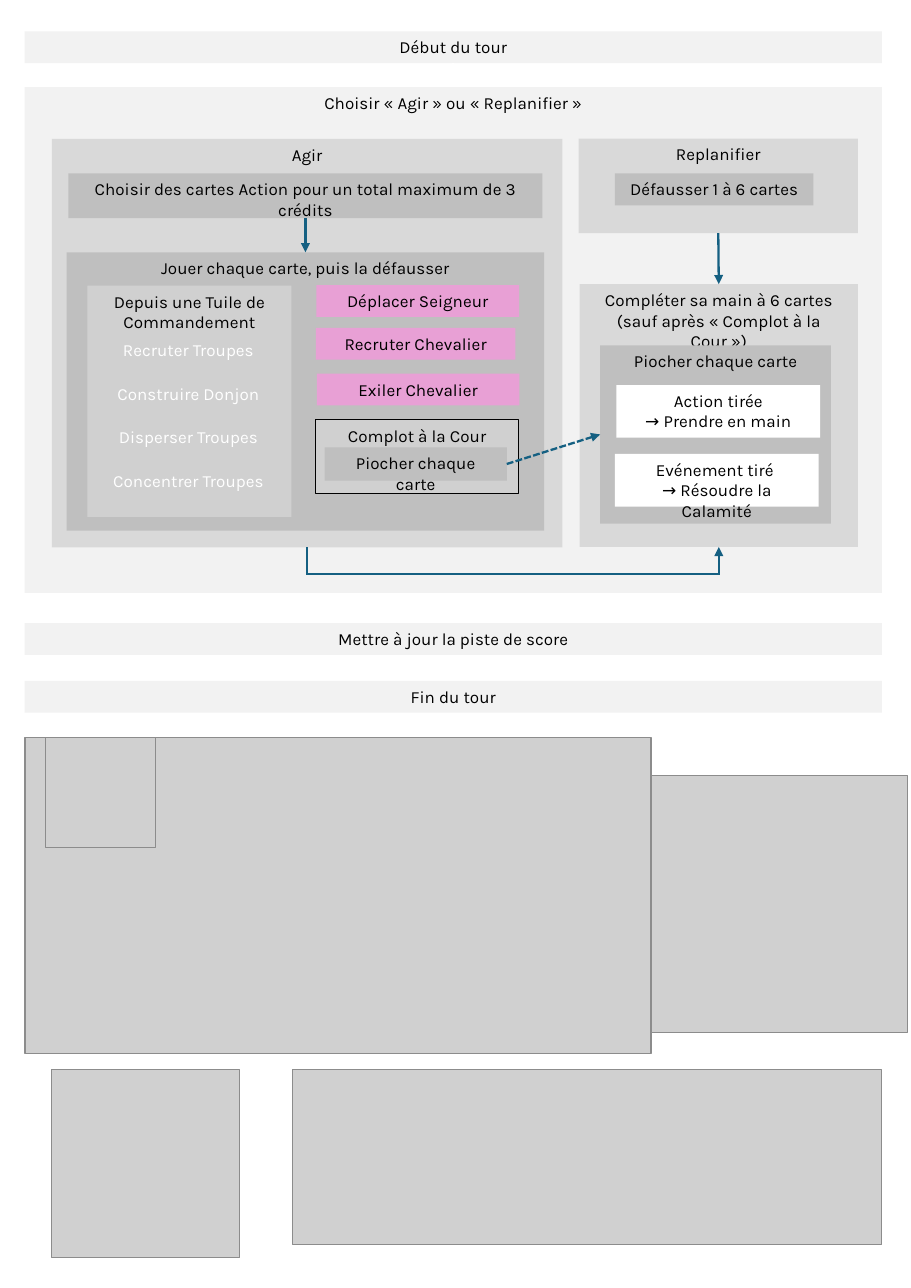
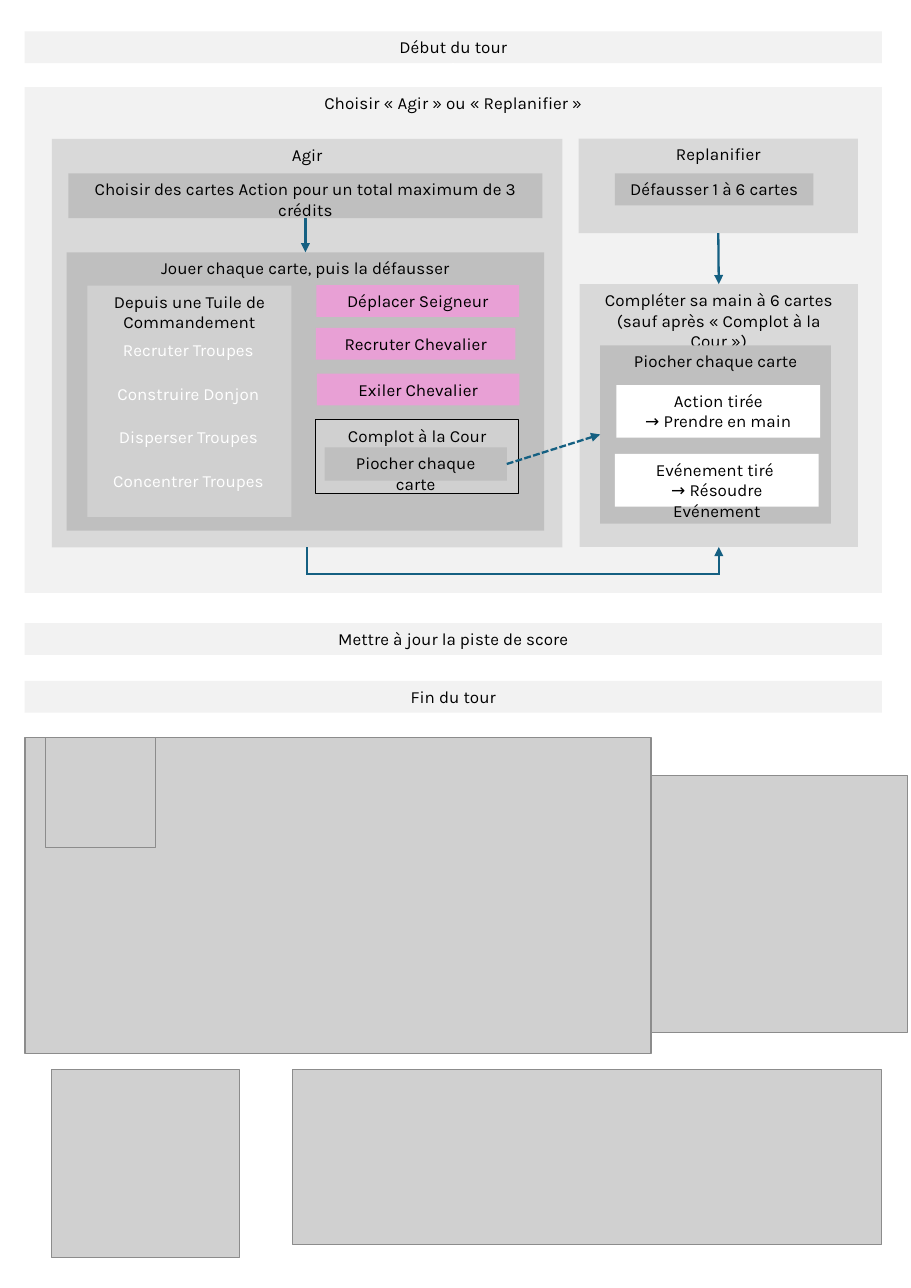
Before and after one commit to LucasBorboleta/Terre-de-Barons, a slide deck: slide 1 of pictures/Memos/memo-fr.pptx. Drawn at 911x1288 pixels with LibreOffice and Linux fonts; fonts in the diff are those of the drawing; grey boxes stand for pictures; background and template pictures are left out. Boxes give left, top, right and bottom in pixels: in the first picture for what was removed or moved away, otherwise in the second. Text is boxed around its words. In the diff, an @@ line names an element or a change of style, - is before the commit and + after.

```diff
--- a/pictures/Memos/memo-fr.pptx
+++ b/pictures/Memos/memo-fr.pptx
@@ text in rectangle at bbox=[673, 483, 763, 517]: text changed @@
-→ Résoudre la Calamité
+→ Résoudre Evénement
```
Also in this commit, not shown: 3 other files.
